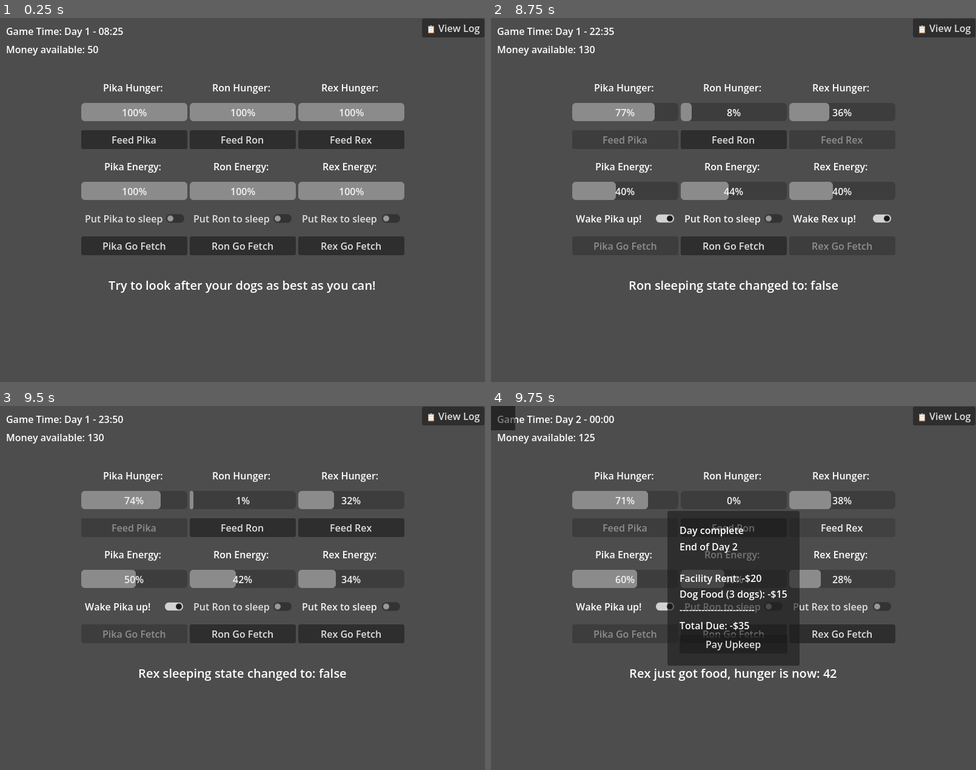
Above: before the commit, frames 1-4 (two rows, left to right).
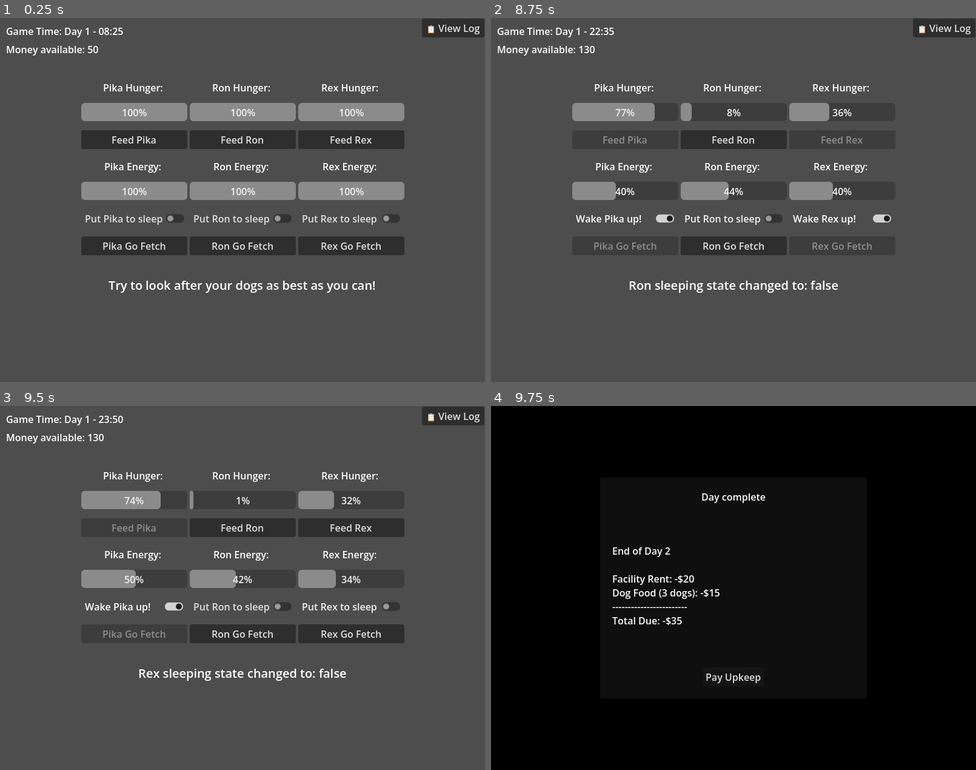
Above: after the commit, the same moments.

Repository: lukaMis/kennel-simulator
Game: Godot game, scene res://scenes/main.tscn
Two runs of this game, one before a commit and one after it. Both use one fixed random seed, a clock stepped at 60 frames per second and the inputs below.
Inputs:
- Up to frame 1 (0.25 s): no input
- Up to frame 2 (8.75 s): click "Pika Go Fetch" at 0.5 s; click "Pika Go Fetch" at 1.25 s; click "Ron Go Fetch" at 2 s; click "Ron Go Fetch" at 2.75 s; click "Rex Go Fetch" at 3.5 s; click "Rex Go Fetch" at 4.25 s; click "Wake Pika up!" at 5 s; click "Feed Pika" at 5.75 s; click "Feed Ron" at 6.5 s; click "Put Ron to sleep" at 7.25 s; click "Wake Ron up!" at 8 s
- Up to frame 3 (9.5 s): click "Wake Rex up!" at 8.75 s
- Up to frame 4 (9.75 s): click "Feed Rex" at 9.5 s

Frames 1-3 are identical in both runs. In frame 4, 97% of the frame differs, in the area x 0-100%, y 0-100%.

Commit message:
daily summary ui updated

Diff:
--- a/scenes/day_summary_ui.tscn
+++ b/scenes/day_summary_ui.tscn
@@ -12,42 +12,68 @@
 script = ExtResource("1_l7u5f")
 
 [node name="BackgroundDim" type="ColorRect" parent="." unique_id=798704605]
-layout_mode = 0
-offset_right = 40.0
-offset_bottom = 40.0
-color = Color(0, 0, 0, 0.5019608)
+layout_mode = 1
+anchors_preset = 15
+anchor_right = 1.0
+anchor_bottom = 1.0
+grow_horizontal = 2
+grow_vertical = 2
+mouse_filter = 2
+color = Color(0, 0, 0, 1)
 
-[node name="PanelContainer" type="PanelContainer" parent="." unique_id=1940710949]
+[node name="CenterContainer" type="CenterContainer" parent="." unique_id=666365507]
 layout_mode = 1
 anchors_preset = 8
 anchor_left = 0.5
 anchor_top = 0.5
 anchor_right = 0.5
 anchor_bottom = 0.5
-offset_left = -20.0
-offset_top = -20.0
-offset_right = 20.0
-offset_bottom = 20.0
+offset_left = -220.0
+offset_top = -172.0
+offset_right = 220.0
+offset_bottom = 172.0
 grow_horizontal = 2
 grow_vertical = 2
 
-[node name="MarginContainer" type="MarginContainer" parent="PanelContainer" unique_id=1301365163]
+[node name="PanelContainer" type="PanelContainer" parent="CenterContainer" unique_id=569333717]
 layout_mode = 2
+
+[node name="MarginContainer" type="MarginContainer" parent="CenterContainer/PanelContainer" unique_id=1301365163]
+layout_mode = 2
+size_flags_horizontal = 4
+size_flags_vertical = 0
 theme_override_constants/margin_left = 20
 theme_override_constants/margin_top = 20
 theme_override_constants/margin_right = 20
 theme_override_constants/margin_bottom = 20
 
-[node name="VBoxContainer" type="VBoxContainer" parent="PanelContainer/MarginContainer" unique_id=2133770667]
+[node name="VBoxContainer" type="VBoxContainer" parent="CenterContainer/PanelContainer/MarginContainer" unique_id=2133770667]
 layout_mode = 2
+size_flags_horizontal = 4
+size_flags_vertical = 0
+theme_override_constants/separation = 10
+alignment = 1
 
-[node name="TitleLabel" type="Label" parent="PanelContainer/MarginContainer/VBoxContainer" unique_id=1423235777]
+[node name="TitleLabel" type="Label" parent="CenterContainer/PanelContainer/MarginContainer/VBoxContainer" unique_id=1423235777]
 layout_mode = 2
+size_flags_horizontal = 4
+size_flags_vertical = 0
 text = "Day complete"
+horizontal_alignment = 1
 
-[node name="BreakdownLabel" type="Label" parent="PanelContainer/MarginContainer/VBoxContainer" unique_id=1302431648]
+[node name="BreakdownLabel" type="RichTextLabel" parent="CenterContainer/PanelContainer/MarginContainer/VBoxContainer" unique_id=1630335430]
+custom_minimum_size = Vector2(400, 250)
 layout_mode = 2
+size_flags_horizontal = 4
+size_flags_vertical = 0
+text = "Lorem Ipsum is simply dummy text of the printing and typesetting industry. Lorem Ipsum has been the industry's standard dummy text ever since 1966, when designers at Letraset and James Mosley, the librarian at St Bride Printing Library in London, took a 1914 Cicero translation and scrambled it to make dummy text for Letraset's Body Type sheets. It has survived not only many decades, but also the leap into electronic typesetting, remaining essentially unchanged. It was popularised thanks to these sheets and more recently with desktop publishing software including versions of Lorem Ipsum.
+Lorem Ipsum is simply dummy text of the printing and typesetting industry. Lorem Ipsum has been the industry's standard dummy text ever since 1966, when designers at Letraset and James Mosley, the librarian at St Bride Printing Library in London, took a 1914 Cicero translation and scrambled it to make dummy text for Letraset's Body Type sheets. It has survived not only many decades, but also the leap into electronic typesetting, remaining essentially unchanged. It was popularised thanks to these sheets and more recently with desktop publishing software including versions of Lorem Ipsum.
+Lorem Ipsum is simply dummy text of the printing and typesetting industry. Lorem Ipsum has been the industry's standard dummy text ever since 1966, when designers at Letraset and James Mosley, the librarian at St Bride Printing Library in London, took a 1914 Cicero translation and scrambled it to make dummy text for Letraset's Body Type sheets. It has survived not only many decades, but also the leap into electronic typesetting, remaining essentially unchanged. It was popularised thanks to these sheets and more recently with desktop publishing software including versions of Lorem Ipsum."
+autowrap_mode = 2
+vertical_alignment = 1
 
-[node name="PayButton" type="Button" parent="PanelContainer/MarginContainer/VBoxContainer" unique_id=1243134474]
+[node name="PayButton" type="Button" parent="CenterContainer/PanelContainer/MarginContainer/VBoxContainer" unique_id=1243134474]
 layout_mode = 2
+size_flags_horizontal = 4
+size_flags_vertical = 0
 text = "Pay Upkeep"
--- a/scripts/day_summary_ui.gd
+++ b/scripts/day_summary_ui.gd
@@ -6,8 +6,10 @@
 var food_cost_per_dog: int = 5
 var total_food_cost: int = 0
 
-@onready var breakdown_label: Label = $PanelContainer/MarginContainer/VBoxContainer/BreakdownLabel
-@onready var pay_button: Button = $PanelContainer/MarginContainer/VBoxContainer/PayButton
+#@onready var breakdown_label: Label = $CenterContainer/MarginContainer/VBoxContainer/BreakdownLabel
+#@onready var pay_button: Button = $CenterContainer/MarginContainer/VBoxContainer/PayButton
+@onready var breakdown_label: RichTextLabel = $CenterContainer/PanelContainer/MarginContainer/VBoxContainer/BreakdownLabel
+@onready var pay_button: Button = $CenterContainer/PanelContainer/MarginContainer/VBoxContainer/PayButton
 
 
 func _ready() -> void:
